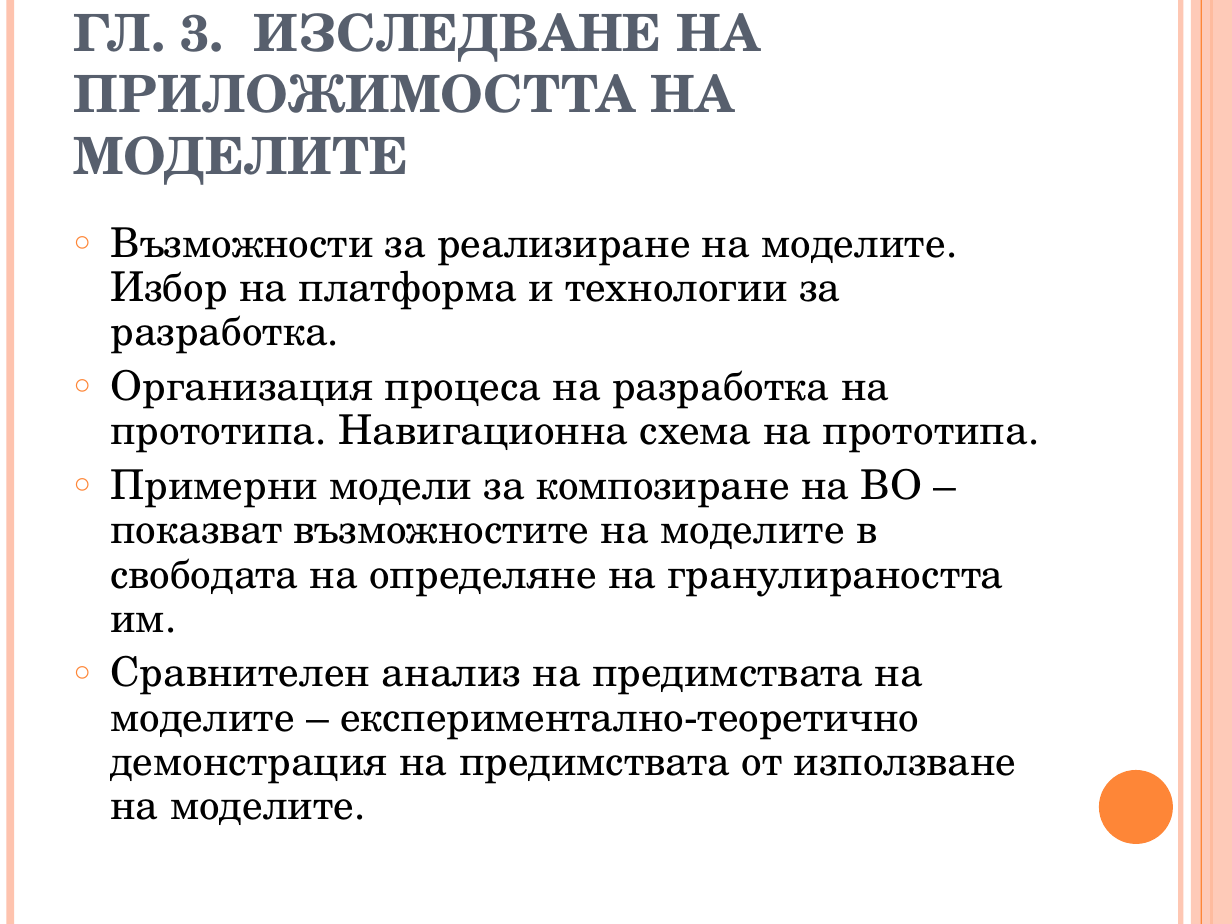
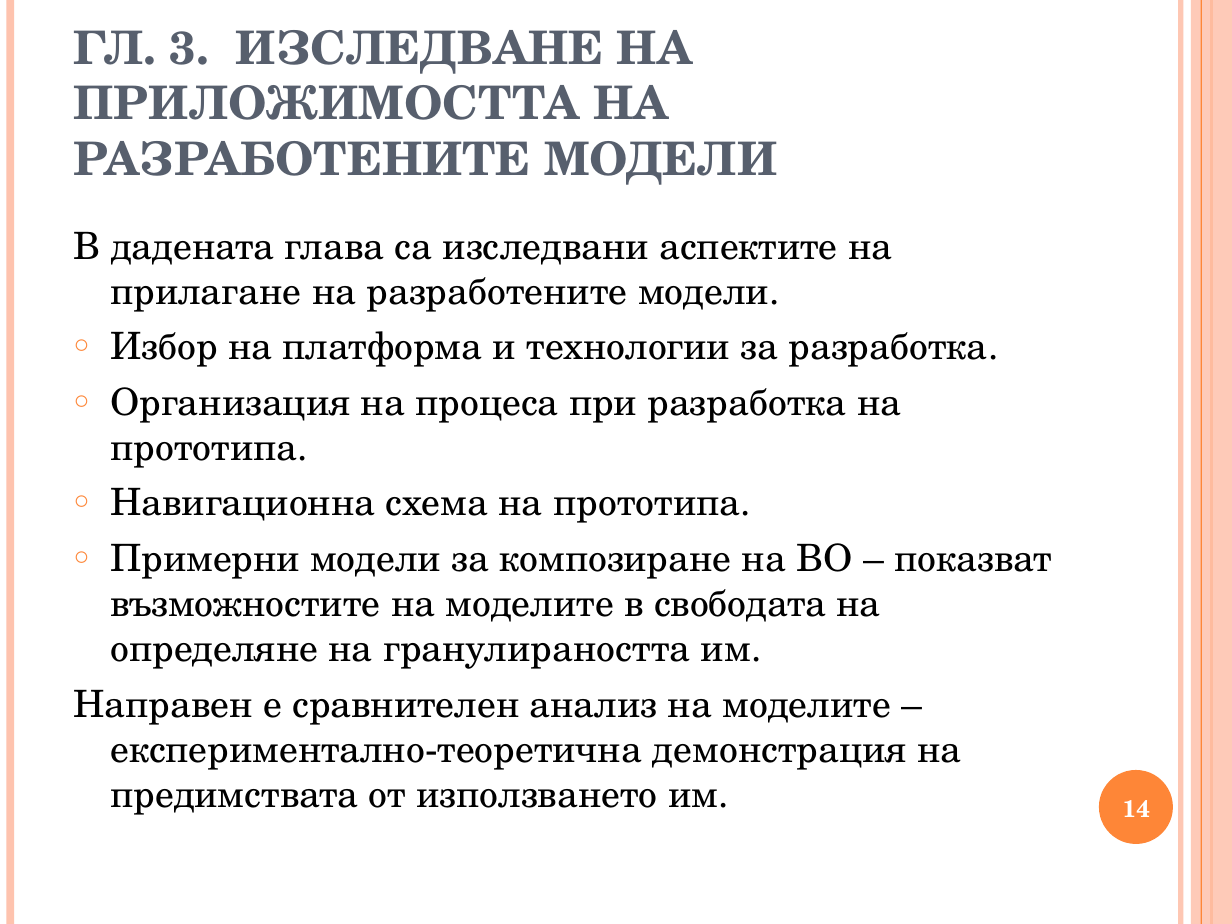
Before and after one commit to vjotov/versia, a slide deck: slide 14 of doc/presentation.ppt (slide 12 before the commit). Drawn at 1232x924 pixels with LibreOffice and Linux fonts; fonts in the diff are those of the drawing. Boxes give left, top, right and bottom in pixels: in the first picture for what was removed or moved away, otherwise in the second. Text is boxed around its words. In the diff, an @@ line names an element or a change of style, - is before the commit and + after.

```diff
--- a/doc/presentation.ppt
+++ b/doc/presentation.ppt
@@ title at bbox=[74, 30, 777, 185]: text changed; size 30 to 27 pt @@
-ГЛ. 3. ИЗСЛЕДВАНЕ НА ПРИЛОЖИМОСТТА НА МОДЕЛИТЕ
+ГЛ. 3. ИЗСЛЕДВАНЕ НА ПРИЛОЖИМОСТТА НА РАЗРАБОТЕНИТЕ МОДЕЛИ
@@ text at bbox=[74, 231, 988, 523]: text changed; size 24 to 22 pt @@
-○ Възможности за реализиране на моделите. Избор на платформа и технологии за разработка.
-○ Организация процеса на разработка на прототипа. Навигационна схема на прототипа.
+В дадената глава са изследвани аспектите на прилагане на разработените модели.
+○ Избор на платформа и технологии за разработка.
+○ Организация на процеса при разработка на прототипа.
+○ Навигационна схема на прототипа.
@@ text at bbox=[110, 543, 1053, 669]: size 24 to 22 pt in "Примерни модели за композиране на ВО – ..."; line spacing 0.9 to 1 @@
@@ text at bbox=[74, 689, 961, 815]: text changed; size 24 to 22 pt @@
-○ Сравнителен анализ на предимствата на моделите – експериментално-теоретично демонстрация на предимствата от използване на моделите.
+Направен е сравнителен анализ на моделите – експериментално-теоретична демонстрация на предимствата от използването им.
@@ page number added at bbox=[1123, 800, 1151, 817], 14 pt, text #FFFFFF, bold @@
+14
```
Also in this commit, not shown: 13 other slides changed, 5 slides added, 3 slides removed, 4 other files.
